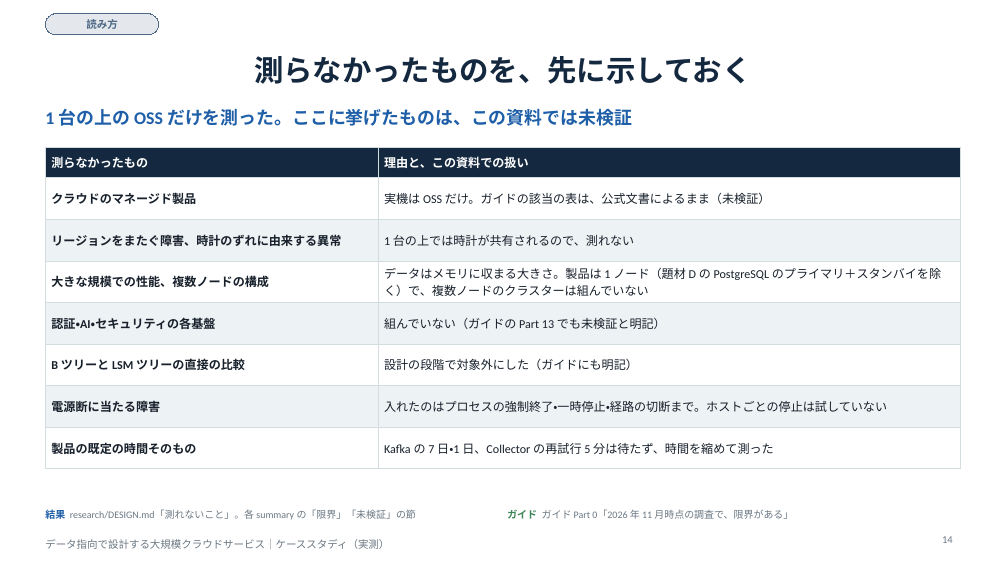
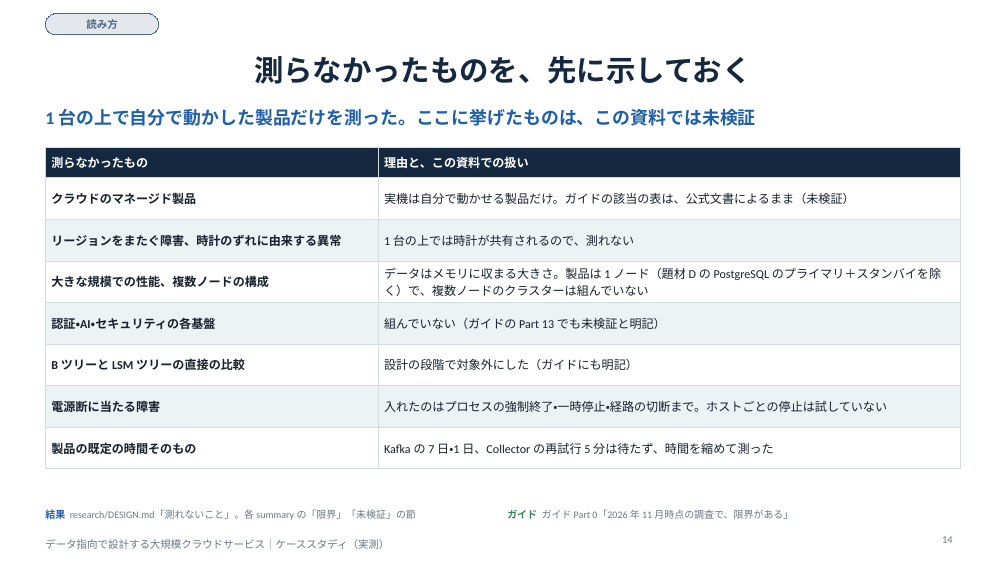
Before and after one commit to Takenori-Kusaka/data-intensive-design-casestudy, a slide deck: slide 14 of slides/data-intensive-design-casestudy.pptx. Drawn at 1008x567 pixels with LibreOffice and Linux fonts; fonts in the diff are those of the drawing. Boxes give left, top, right and bottom in pixels: in the first picture for what was removed or moved away, otherwise in the second. Text is boxed around its words. In the diff, an @@ line names an element or a change of style, - is before the commit and + after.

```diff
--- a/slides/data-intensive-design-casestudy.pptx
+++ b/slides/data-intensive-design-casestudy.pptx
@@ text at box(45, 109, 755, 126): text changed @@
-1 台の上の OSS だけを測った。ここに挙げたものは、この資料では未検証
+1 台の上で自分で動かした製品だけを測った。ここに挙げたものは、この資料では未検証
@@ table at box(45, 147, 960, 458) @@
-row 2, column 2: 実機は OSS だけ。ガイドの該当の表は、公式文書によるまま（未検証）
+row 2, column 2: 実機は自分で動かせる製品だけ。ガイドの該当の表は、公式文書によるまま（未検証）
```
Also in this commit, not shown: 5 other files.
